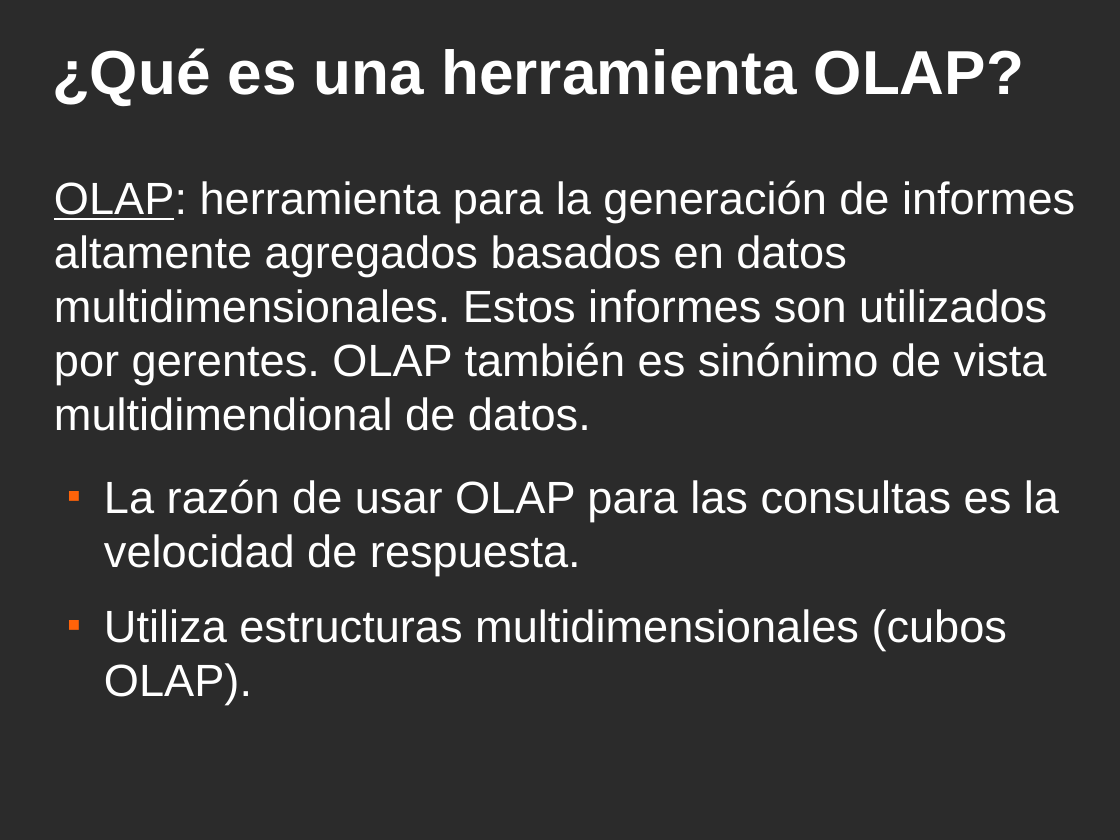
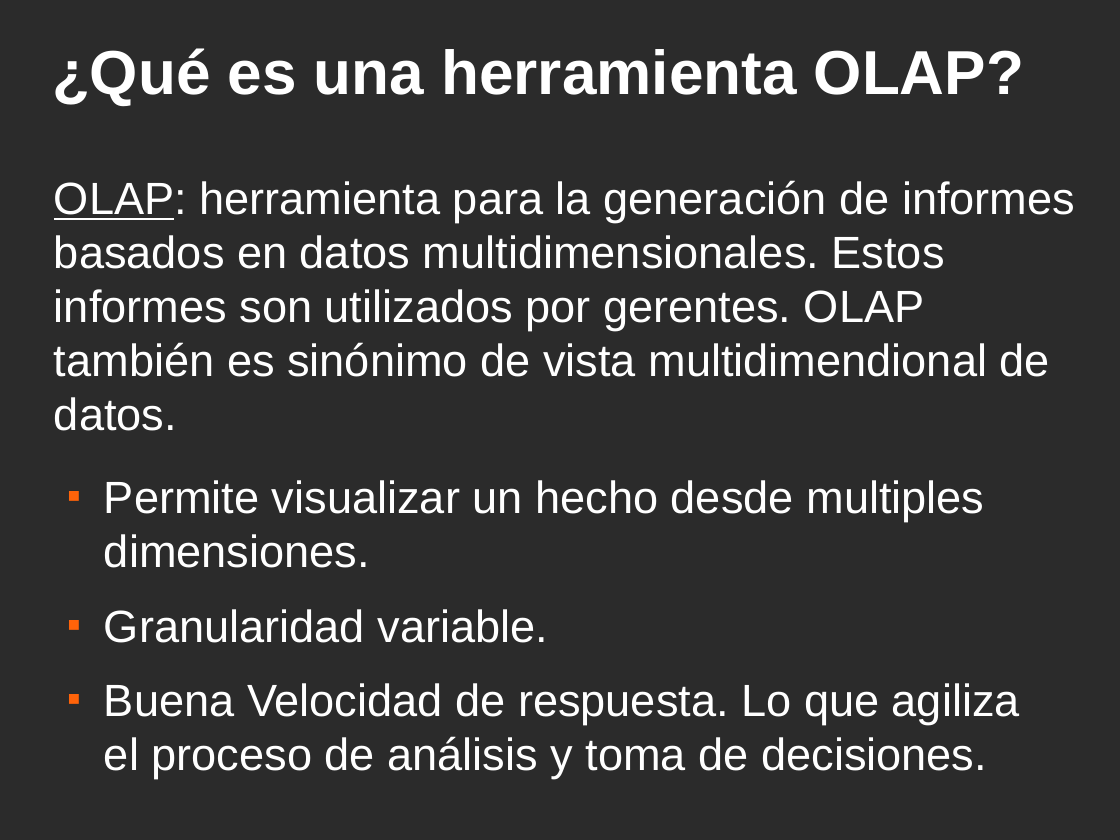
Before and after one commit to ervin45/proyectofinal, a slide deck: slide 31 of doc/material_para_la_catedra/presentacion_final/presentacion_final.odp. Drawn at 1120x840 pixels with LibreOffice and Linux fonts; fonts in the diff are those of the drawing; background and template pictures are left out; a plain dark background stands for a picture behind light text. Boxes give left, top, right and bottom in pixels: in the first picture for what was removed or moved away, otherwise in the second. Text is boxed around its words. In the diff, an @@ line names an element or a change of style, - is before the commit and + after.

Commit message:
presentacion

```diff
--- a/doc/material_para_la_catedra/presentacion_final/presentacion_final.odp
+++ b/doc/material_para_la_catedra/presentacion_final/presentacion_final.odp
@@ text at (x1=54, y1=180, x2=1075, y2=431): text changed @@
-OLAP: herramienta para la generación de informes altamente agregados basados en datos multidimensionales. Estos informes son utilizados por gerentes. OLAP también es sinónimo de vista multidimendional de datos.
+OLAP: herramienta para la generación de informes basados en datos multidimensionales. Estos informes son utilizados por gerentes. OLAP también es sinónimo de vista multidimendional de datos.
@@ text removed at (x1=104, y1=479, x2=1059, y2=704) @@
-■ La razón de usar OLAP para las consultas es la velocidad de respuesta.
-■ Utiliza estructuras multidimensionales (cubos OLAP).
@@ text added at (x1=104, y1=480, x2=1020, y2=779), 32 pt, text #FFFFFF @@
+■ Permite visualizar un hecho desde multiples dimensiones.
+■ Granularidad variable.
+■ Buena Velocidad de respuesta. Lo que agiliza el proceso de análisis y toma de decisiones.
```
Also in this commit, not shown: 10 other slides changed.
